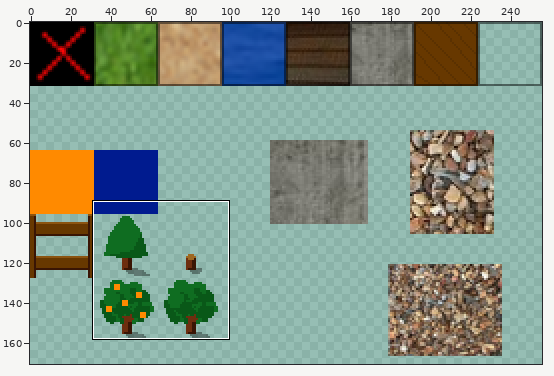
One commit to this sprite sheet: client/images/citybase.png. Above: a wide view before the commit, with the close-up outlined.
Close-up. Before the edit:
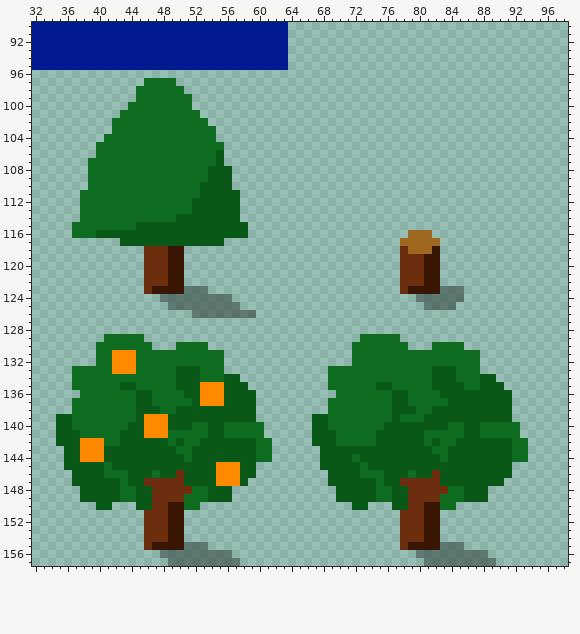
The file is 256x256 pixels. Shown: x 32..98, y 90..157. The wide view leaves out empty margins.
And afterwards:
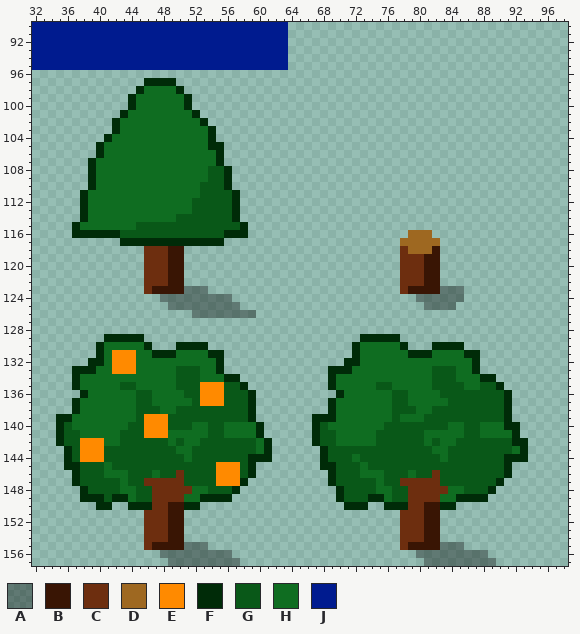
Palette (. is transparent): A #0000005c  B #391504  C #6d2e0f  D #9e6821  E #ff8a00  F #002b08  G #095818  H #0f6d21  J #001b8f
Diff:
Changed rows in their new state; - is an unchanged pixel.
first column x 37:
 97 ---------FFFF---------
 98 --------F----F--------
 99 -------F------F-------
100 -------F------F-------
101 ------F--------F------
102 -----F----------F-----
103 -----F-----------F----
104 ----F------------F----
105 ---F-------------FF---
106 ---F--------------F---
107 --F---------------F---
108 --F----------------F--
109 --F----------------F--
110 --F----------------F--
111 -F------------------F-
112 -F------------------F-
113 -F------------------F-
114 -F------------------F-
115 F--------------------F
116 FFFFFF-------------FFF
117 ------FFFFFFFFFFFFF---
first column x 35:
129 ------FFFFF---------------------------FFFFF----------------
130 -----F-----F---FFFF------------------F-----F---FFFF--------
131 -----F------FFF----FF----------------F------FFF----FF------
132 ----FF--------------F---------------FF--------------F------
133 --FFF---------------F-------------FFF---------------F------
134 --F------------------FF-----------F------------------FF----
135 --F--------------------F----------F--------------------F---
136 ---F--------------------F----------F--------------------F--
137 --F---------------------F---------F---------------------F--
138 --F---------------------F---------F---------------------F--
139 FF----------------------F-------FFF---------------------F--
140 F------------------------F------F-----------------------FF-
141 F------------------------F------F------------------------F-
142 F-------------------------F-----F------------------------FF
143 -F------------------------F------F------------------------F
144 -F----------------------FFF------F----------------------FFF
145 -FF---------------------F--------FF---------------------F--
146 --F---------------------F---------F---------------------F--
147 --F--------------------F----------F--------------------F---
148 ---F------------------F------------F------------------F----
149 ---FFF-FF---------FFFF-------------F---FF---------FFFF-----
150 -----FF--FFF----FF------------------FFF--FFF----FF---------
Boxes around the changes in both close-ups, in picture pixels (x1, y1, x2, y2):
changed: (72, 78, 248, 246)
changed: (56, 334, 272, 510)
changed: (312, 334, 528, 510)
